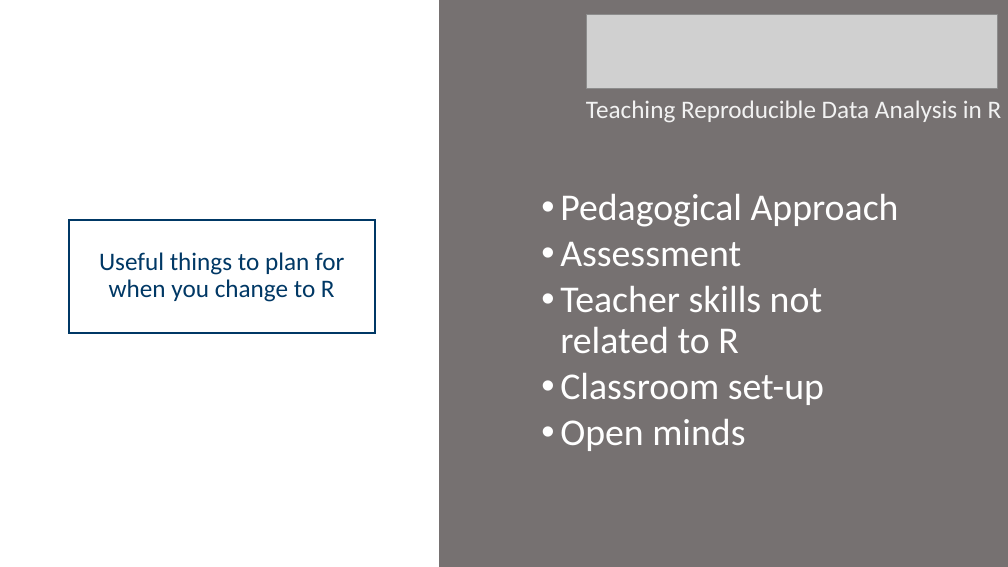
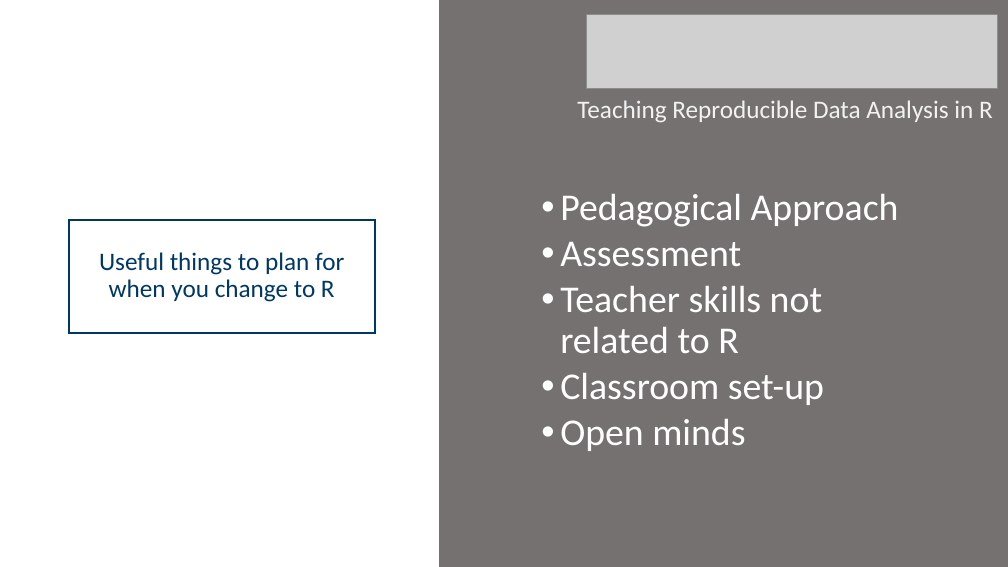
Before and after one commit to PsyTeachR/trdair_workshop, a slide deck: slide 2 of files/TRDAiR_practicalities.pptx. Drawn at 1008x567 pixels with LibreOffice and Linux fonts; fonts in the diff are those of the drawing; grey boxes stand for pictures. Boxes give left, top, right and bottom in pixels: in the first picture for what was removed or moved away, otherwise in the second. Text is boxed around its words. In the diff, an @@ line names an element or a change of style, - is before the commit and + after.

```diff
--- a/files/TRDAiR_practicalities.pptx
+++ b/files/TRDAiR_practicalities.pptx
@@ text "Teaching Reproducible Data Analysis in ...": place and size @@
-text "Teaching Reproducible Data Analysis in ..." at bbox=[586, 100, 1002, 122]
+text "Teaching Reproducible Data Analysis in ..." at bbox=[577, 100, 993, 122]
```
Also in this commit, not shown: 2 slides added, 1 other file.
